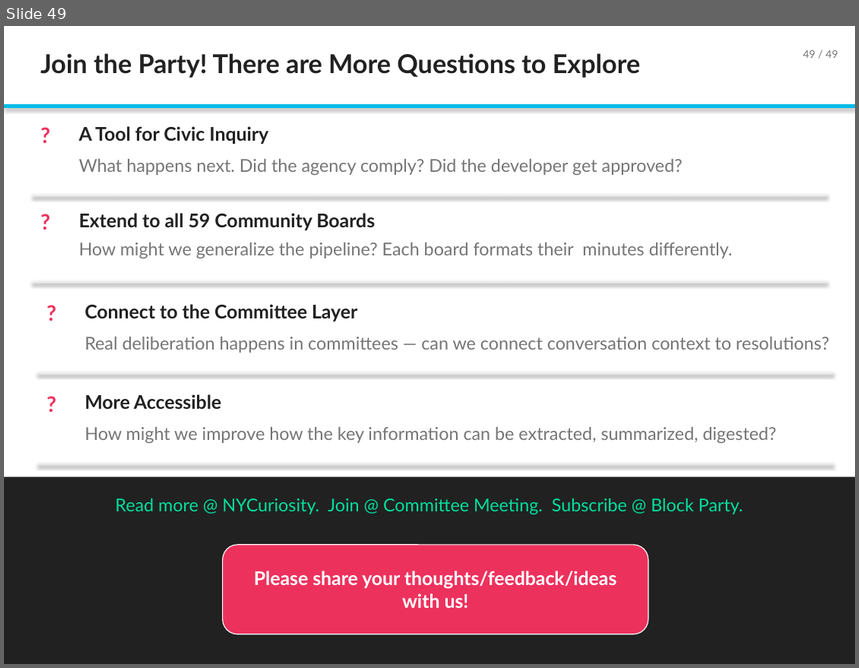
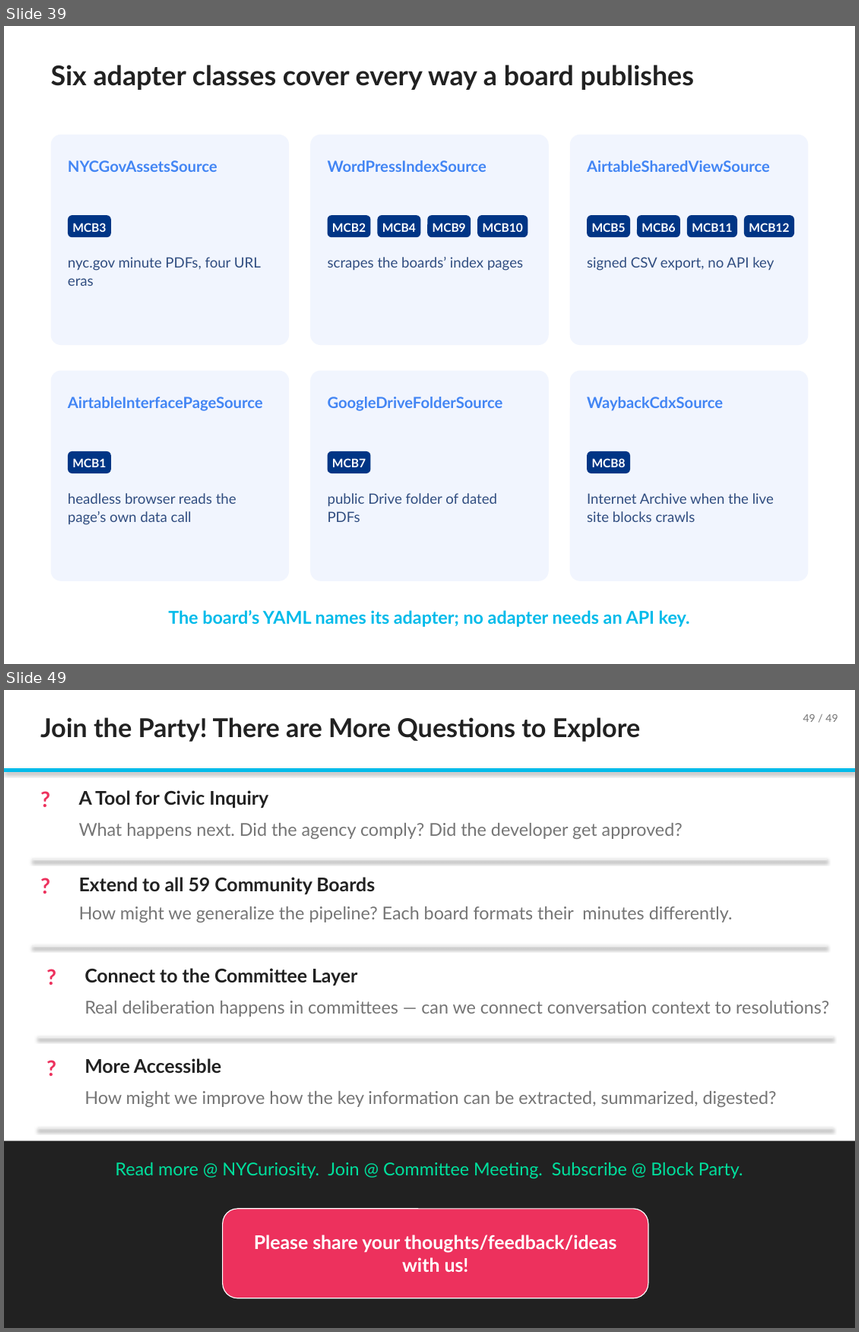
Before and after one commit to TalR24/nycur-data-website, a slide deck: cb-resolutions/block_party_july2026/Building_an_AI_Knowledge_Base_for_NYC_Community_Boards_July2026.pptx. Shown one above the other, each under a label of ours: slide 49 before the commit, slides 39 and 49 after it; the slides between them are not shown. The pictures are 859x668 and 859x1332 pixels, drawn with LibreOffice and Linux fonts; fonts in the diff are those of the drawing. Boxes give left, top, right and bottom in pixels: in the first picture for what was removed or moved away, otherwise in the second. Text is boxed around its words. In the diff, an @@ line names an element or a change of style, - is before the commit and + after.

```diff
--- a/cb-resolutions/block_party_july2026/Building_an_AI_Knowledge_Base_for_NYC_Community_Boards_July2026.pptx
+++ b/cb-resolutions/block_party_july2026/Building_an_AI_Knowledge_Base_for_NYC_Community_Boards_July2026.pptx
@@ slide 39 added at box(4, 26, 855, 664), background #FFFFFF @@
@@ text added at box(51, 65, 694, 90), 23 pt, text #212121, bold @@
+Six adapter classes cover every way a board publishes
@@ rounded rectangle added at box(51, 134, 289, 345), fill #F1F5FE @@
@@ rounded rectangle added at box(310, 134, 549, 345), fill #F1F5FE @@
@@ rounded rectangle added at box(570, 134, 808, 345), fill #F1F5FE @@
@@ text added at box(68, 161, 218, 172), 13 pt, text #4285F4, bold @@
+NYCGovAssetsSource
@@ text added at box(328, 161, 487, 172), 13 pt, text #4285F4, bold @@
+WordPressIndexSource
@@ text added at box(587, 161, 770, 172), 13 pt, text #4285F4, bold @@
+AirtableSharedViewSource
@@ rounded rectangle added at box(68, 215, 111, 237), fill #003585, 10 pt, text #FFFFFF, bold @@
+MCB3
@@ rounded rectangle added at box(328, 215, 371, 237), fill #003585, 10 pt, text #FFFFFF, bold @@
+MCB2
@@ rounded rectangle added at box(378, 215, 421, 237), fill #003585, 10 pt, text #FFFFFF, bold @@
+MCB4
@@ rounded rectangle added at box(428, 215, 471, 237), fill #003585, 10 pt, text #FFFFFF, bold @@
+MCB9
@@ rounded rectangle added at box(477, 215, 528, 237), fill #003585, 10 pt, text #FFFFFF, bold @@
+MCB10
@@ rounded rectangle added at box(587, 215, 630, 237), fill #003585, 10 pt, text #FFFFFF, bold @@
+MCB5
@@ rounded rectangle added at box(637, 215, 680, 237), fill #003585, 10 pt, text #FFFFFF, bold @@
+MCB6
@@ rounded rectangle added at box(687, 215, 737, 237), fill #003585, 10 pt, text #FFFFFF, bold @@
+MCB11
@@ rounded rectangle added at box(744, 215, 794, 237), fill #003585, 10 pt, text #FFFFFF, bold @@
+MCB12
@@ text added at box(68, 257, 261, 286), 12 pt, text #304D80 @@
+nyc.gov minute PDFs, four URL eras
@@ text added at box(328, 257, 523, 271), 12 pt, text #304D80 @@
+scrapes the boards’ index pages
@@ text added at box(587, 257, 774, 271), 12 pt, text #304D80 @@
+signed CSV export, no API key
@@ rounded rectangle added at box(51, 371, 289, 582), fill #F1F5FE @@
@@ rounded rectangle added at box(310, 371, 549, 582), fill #F1F5FE @@
@@ rounded rectangle added at box(570, 371, 808, 582), fill #F1F5FE @@
@@ text added at box(68, 397, 263, 411), 13 pt, text #4285F4, bold @@
+AirtableInterfacePageSource
@@ text added at box(328, 397, 503, 411), 13 pt, text #4285F4, bold @@
+GoogleDriveFolderSource
@@ text added at box(587, 397, 723, 411), 13 pt, text #4285F4, bold @@
+WaybackCdxSource
@@ rounded rectangle added at box(68, 452, 111, 474), fill #003585, 10 pt, text #FFFFFF, bold @@
+MCB1
@@ rounded rectangle added at box(328, 452, 371, 474), fill #003585, 10 pt, text #FFFFFF, bold @@
+MCB7
@@ rounded rectangle added at box(587, 452, 630, 474), fill #003585, 10 pt, text #FFFFFF, bold @@
+MCB8
@@ text added at box(68, 493, 237, 525), 12 pt, text #304D80 @@
+headless browser reads the page’s own data call
@@ text added at box(328, 493, 498, 522), 12 pt, text #304D80 @@
+public Drive folder of dated PDFs
@@ text added at box(587, 493, 774, 522), 12 pt, text #304D80 @@
+Internet Archive when the live site blocks crawls
@@ text added at box(168, 610, 690, 627), 15 pt, text #00BBEA, bold @@
+The board’s YAML names its adapter; no adapter needs an API key.
```
Also in this commit, not shown: 11 other slides added, 12 slides removed.
